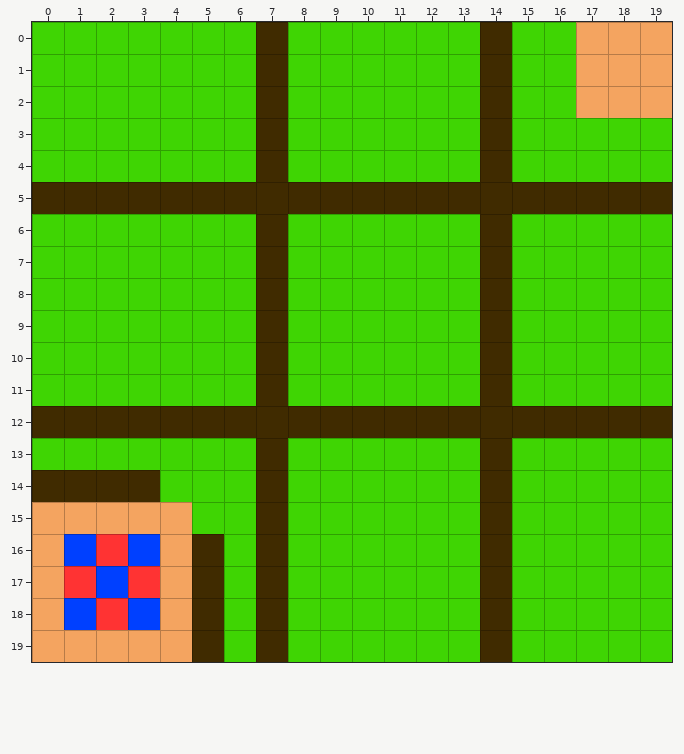
Two versions of a level (Tiled map, assets/map/world.tmx). Above, as it was before the edit.
Cells are 32x32 px. Shown: x 0..19, y 0..19.
After the commit:
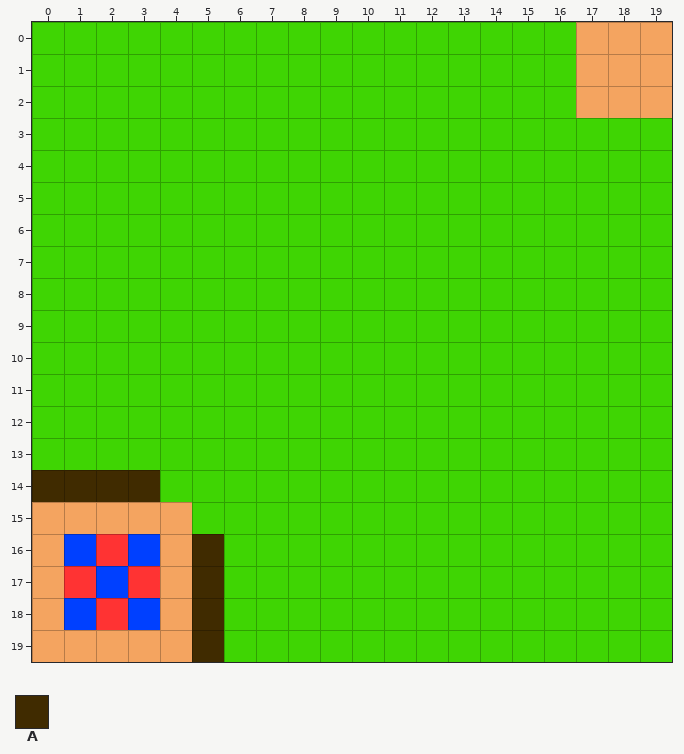
Key: from "tiles": A 4.
_ is an empty cell.
Changes in this commit:
Layer "Boundary" (now hidden):
y 0..4: x 7 A -> _; x 14 A -> _
y 5: x 0..19 AAAAAAAAAAAAAAAAAAAA -> ____________________
y 6..11: x 7 A -> _; x 14 A -> _
y 12: x 0..19 AAAAAAAAAAAAAAAAAAAA -> ____________________
y 13..19: x 7 A -> _; x 14 A -> _
Boxes around the changes in both pictures, in picture pixels (x1, y1, x2, y2):
removed: (32, 22, 672, 662)
